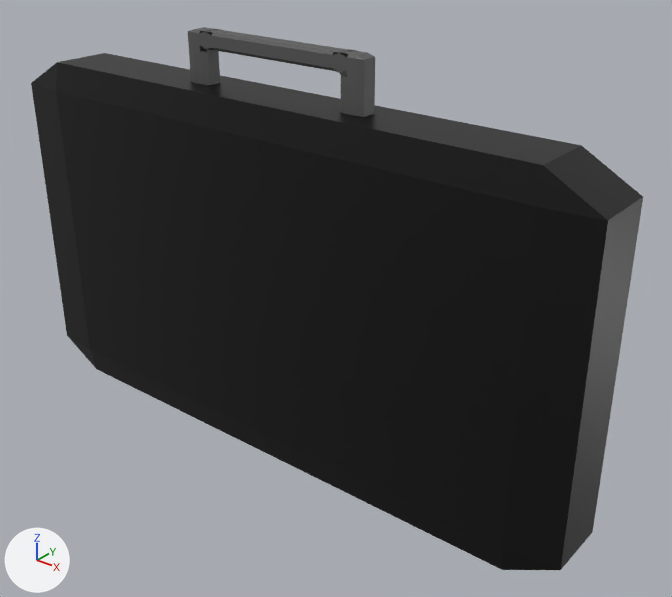
Before and after pictures for a commit that changed the FBX model Assets/Resources/Models/Items/Case.fbx.
Rendered twice from a 50 mm camera at (-12.661, -1.498, 0.819) aimed at (-13.908, 0.061, -0.148). The axes (+X, +Y, +Z) are drawn at lower left. The lights are the same throughout. Where no turn or scale is listed for an object, it has been applied to the vertices. Vertices at the same position are counted once.

Script lines for the objects in view, before the commit:
```python
me_cube_003 = bpy.data.meshes.new('Cube.003')
me_cube_003.from_pydata(...)  # 122 vertices, 119 faces; spans x -0.85..0.78, y -0.08..0.1, z -0.45..0.58
# faces by material slot: [47, 72]
me_cube_003.materials.append(mat_main)  # black #000000
me_cube_003.materials.append(mat_handle)  # dark grey #575757
ob_case = bpy.data.objects.new('Case', me_cube_003)
ob_case.location = (-14.001, 0.0, -0.13)
```
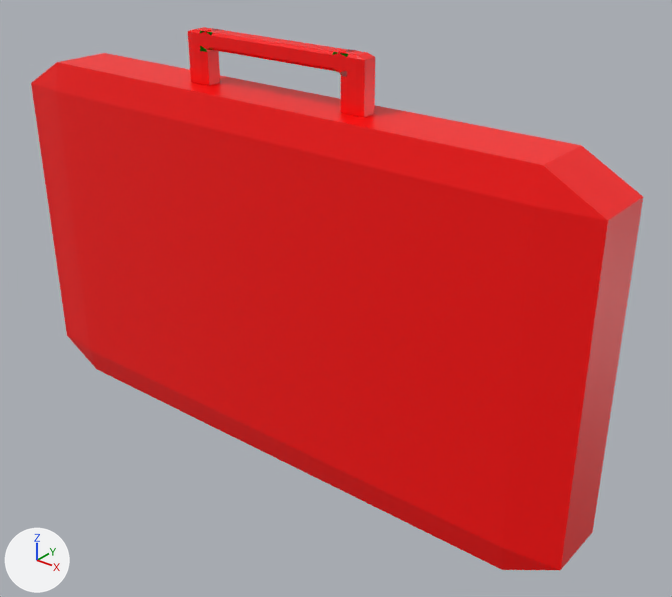
The change, as a diff of the scene's bpy script:
```diff
--- a/Assets/Resources/Models/Items/Case.fbx.py
+++ b/Assets/Resources/Models/Items/Case.fbx.py
@@ mat_green @@
+mat_green = principled_material('Green')
+mat_green.base_color = (0.0, 1.0, 0.0)  # green #00ff00
@@ mat_red @@
+mat_red = principled_material('Red')
+mat_red.base_color = (1.0, 0.0, 0.0)  # red #ff0000
+mat_red.roughness = 0.4
@@ me_cube_003 @@
 me_cube_003.from_pydata(...)  # 122 vertices, 119 faces; spans x -0.85..0.78, y -0.08..0.1, z -0.45..0.58
 # used by ob_case; location = (-14.001, 0.0, -0.13)
+# me_cube_003 part 1: all 47 faces that had it switch from mat_main (black #000000) to mat_red (red #ff0000)
+# me_cube_003 part 2: all 47 faces centred in x -0.29..0.22, y -0.01..0.01, z 0.49..0.58 switch from mat_handle (dark grey #575757) to mat_red (red #ff0000)
+# me_cube_003 part 3: all 25 faces centred in x -0.28..0.21, y 0.03, z 0.49..0.57 switch from mat_handle (dark grey #575757) to mat_green (green #00ff00)
```

What differs and where, as boxes [x1, y1, x2, y2] in the pictures (672 x 597 px):
part 1 of me_cube_003, recoloured (black to red): [31, 53, 643, 570] in both
part 2 of me_cube_003, recoloured (grey to red): [188, 27, 375, 117] in both
part 3 of me_cube_003, recoloured: [199, 30, 348, 57] in both
